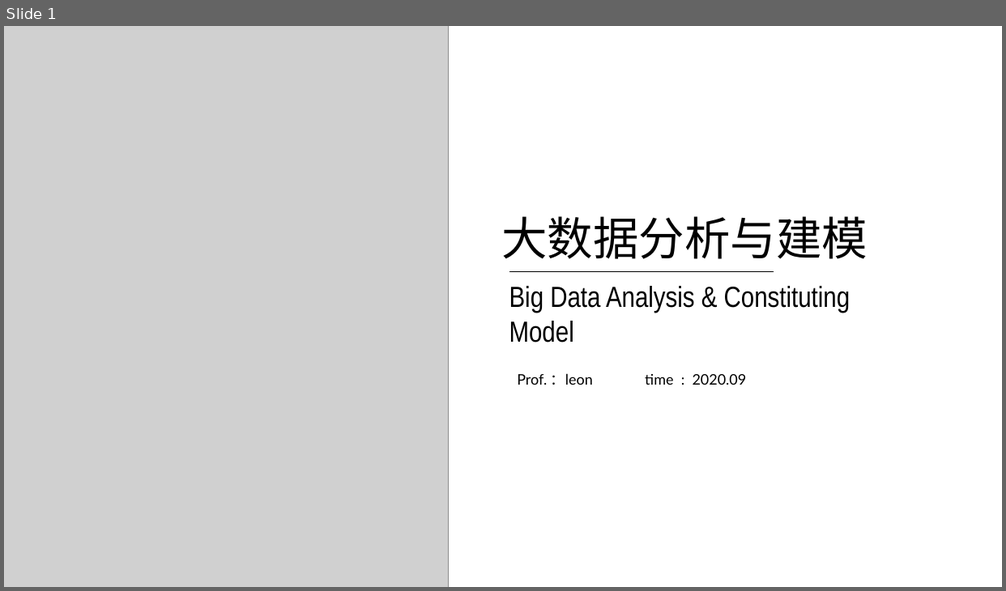
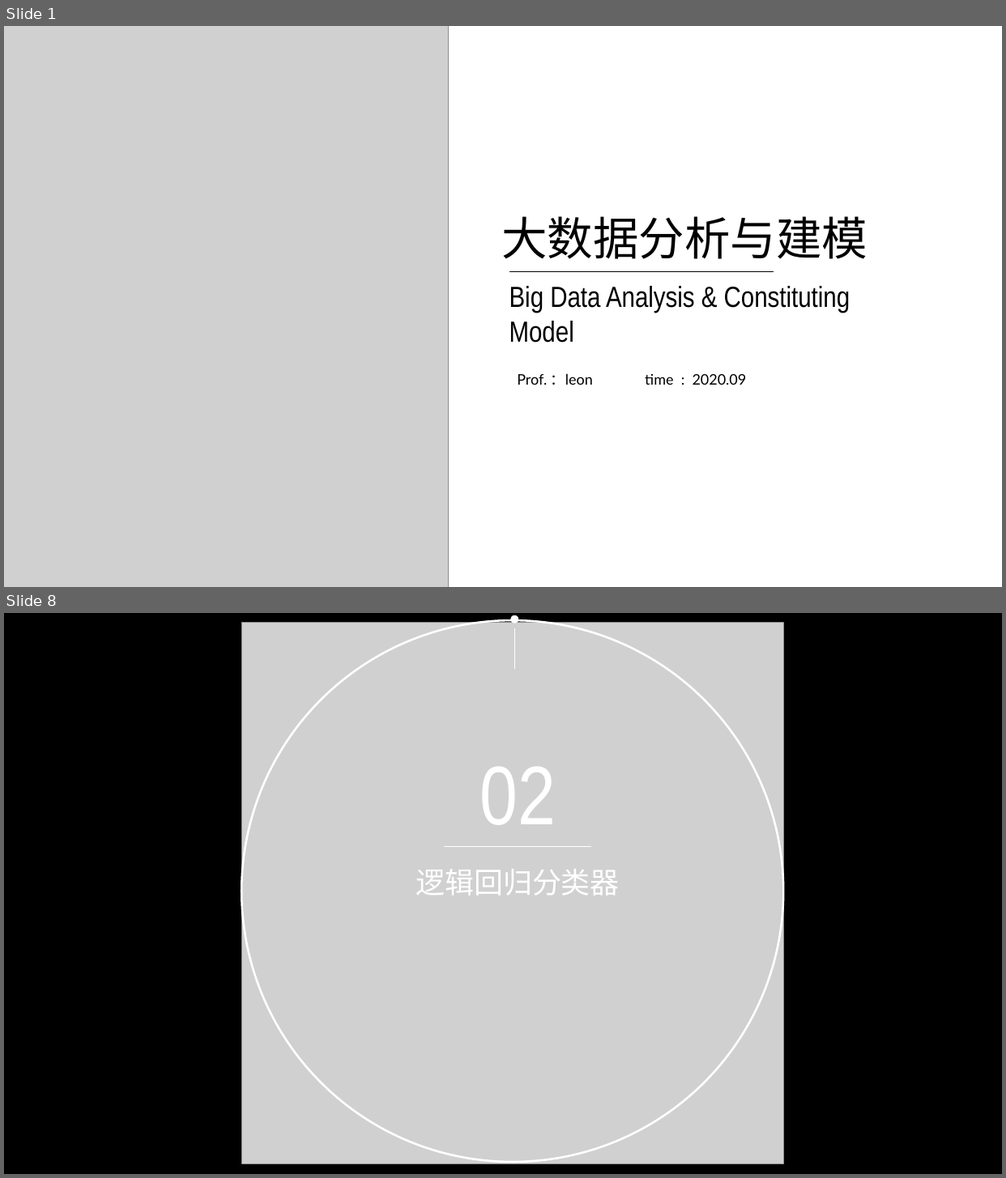
Before and after one commit to applepip/Big_Data, a slide deck: 产品大数据分析与建模/大数据分析与建模 第二讲.pptx. Shown one above the other, each under a label of ours: slide 1 before the commit, slides 1 and 8 after it; the slides between them are not shown. The pictures are 1006x591 and 1006x1178 pixels, drawn with LibreOffice and Linux fonts; fonts in the diff are those of the drawing; grey boxes stand for pictures; background and template pictures are left out. Boxes give left, top, right and bottom in pixels: in the first picture for what was removed or moved away, otherwise in the second. Text is boxed around its words. In the diff, an @@ line names an element or a change of style, - is before the commit and + after.

```diff
--- a/产品大数据分析与建模/大数据分析与建模 第二讲.pptx
+++ b/产品大数据分析与建模/大数据分析与建模 第二讲.pptx
@@ slide 8 added at (4, 613, 1002, 1174), background #000000 @@
@@ picture added at (241, 623, 783, 1164) @@
@@ ellipse added at (241, 620, 783, 1162), outline #FFFFFF 2 pt @@
@@ ellipse added at (512, 616, 518, 622), fill #FFFFFF, outline #FFFFFF 2 pt @@
@@ line added from (514, 628) to (514, 669), #FFFFFF 0.75 pt @@
@@ text added at (479, 767, 556, 825), 80 pt, text #FFFFFF @@
+02
@@ line added from (444, 846) to (592, 846), #FFFFFF 0.75 pt @@
@@ text added at (416, 869, 620, 896), 28 pt, text #FFFFFF @@
+逻辑回归分类器
```
Also in this commit, not shown: 1 slide changed, 25 other slides added, 25 slides removed, 2 other files.
